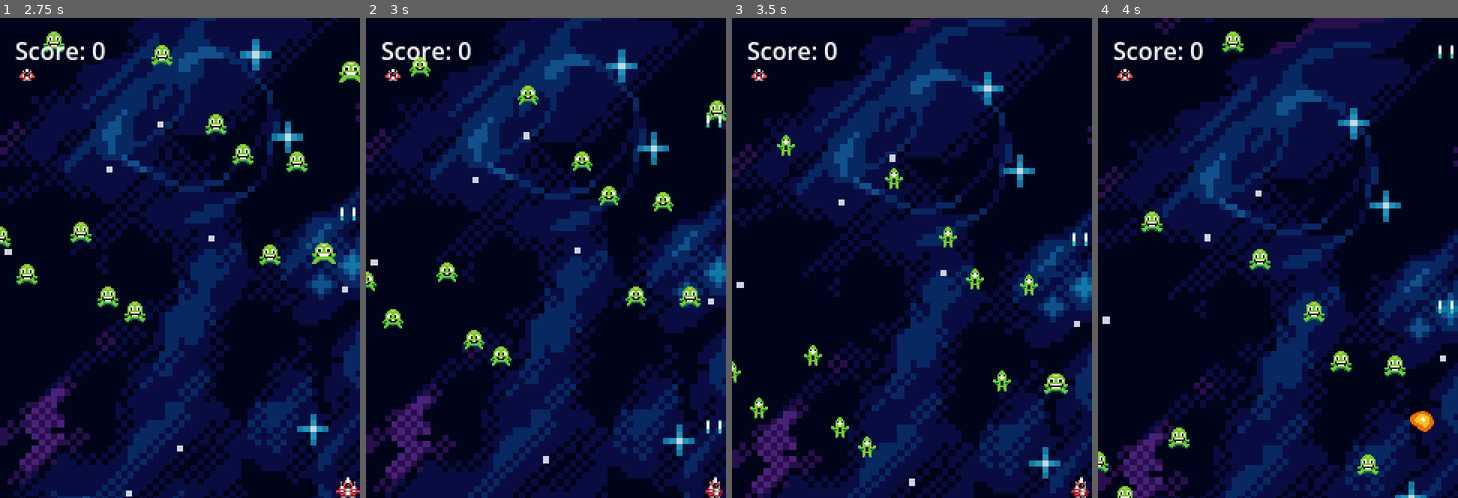
Above: before the commit, frames 1-4 (left to right).
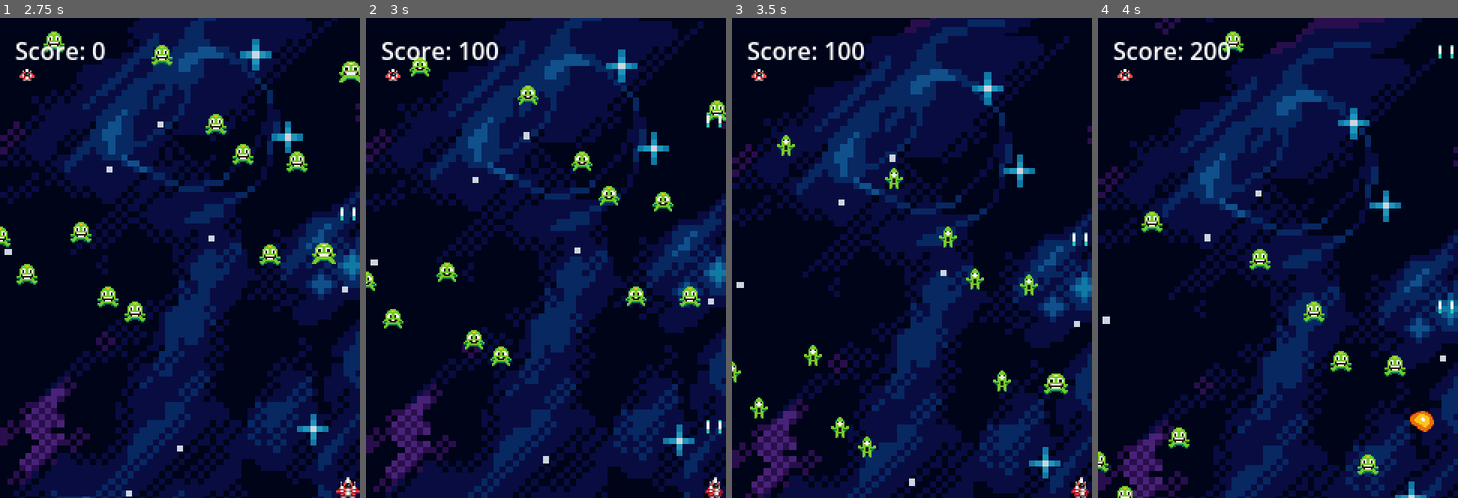
Above: after the commit, the same moments.

Repository: HouZenKai/ShooterCarnival
Game: Godot game, scene res://scenes/ui/main_menu.tscn
The game is run twice, just before and just after one commit, with the same random seed, the same clock (stepped at 60 frames per second) and the same inputs.
Inputs:
- Up to frame 1 (2.75 s): click "Play" at 0.5 s; hold D (move_right) 1.28-2.03 s; tap Space (shoot) at 1.35, 2.1 s; hold S (move_down) from 2.03 s (still down)
- Up to frame 2 (3 s): release S (move_down) at 2.78 s; hold D (move_right) from 2.78 s (still down); tap Space (shoot) at 2.85 s
- Up to frame 3 (3.5 s): keep holding D (move_right)
- Up to frame 4 (4 s): release D (move_right) at 3.53 s; hold W (move_up) from 3.53 s (still down); tap Space (shoot) at 3.6 s

Frame 1 is identical in both runs. In frame 2, 0.3% of the frame differs, in the area x 25-37%, y 5-9%; in frame 3, 0.3%; in frame 4, 0.2%.
Error before the commit: Trying to assign invalid previously freed instance. (res://scenes/main.gd:57)

Commit message:
feat: Implement Issue #69 - Score UI that updates when enemies are destroyed
- Created hud.gd script for HUD with score tracking functionality
- Added enemy_destroyed signal to enemy.gd with point_value export
- Connected enemy destruction events to HUD score updates in stage_01.gd
- Updated enemy_spawner.gd to auto-connect signals for spawned enemies
- Fixed main.gd player reference to handle freed instances gracefully
- Score increases by 100 points per destroyed enemy

The HUD now displays a live score counter that updates whenever the player
destroys an enemy, implementing the full requirements of Issue #69.

Diff:
--- a/src/entities/enemies/jumping_enemy/enemy.gd
+++ b/src/entities/enemies/jumping_enemy/enemy.gd
@@ -1,8 +1,12 @@
 extends Area2D
+
+## Emitted when the enemy is destroyed. Passes the point value of the enemy.
+signal enemy_destroyed(points: int)
 
 @export var base_speed: int          = 95
 @export var speed_variation_min: int = 5
 @export var speed_variation_max: int = 25
+@export var point_value: int         = 100
 
 var speed: int                       = 0
 var standby_time: Timer              = null
@@ -92,6 +96,8 @@
 	explosion_sprite.connect("animation_finished", _on_explosion_sprite_animation_finished)
 
 func _on_explosion_sprite_animation_finished() -> void:
+	# Emit signal with point value before removal
+	enemy_destroyed.emit(point_value)
 	# Remove enemy from scene after explosion animation
 	queue_free()
 
--- a/src/entities/spawners/enemy_spawner.gd
+++ b/src/entities/spawners/enemy_spawner.gd
@@ -4,6 +4,7 @@
 @export var spawn_interval: float = 2.0
 
 var timer: Timer
+
 
 func _ready() -> void:
 	timer = Timer.new()
@@ -12,8 +13,10 @@
 	timer.timeout.connect(_on_timer_timeout)
 	add_child(timer)
 
+
 func _on_timer_timeout() -> void:
 	spawn_enemy()
+
 
 func spawn_enemy() -> void:
 	if enemy_scene:
@@ -22,7 +25,9 @@
 		# Random position at top of screen
 		enemy.position = Vector2(randf_range(20, screen_size.x - 20), -20)
 
-		# Add to main scene instead of spawner strictly, to avoid transform inheritance issues if spawner moves
-		# but for now child is fine as spawner is likely static.
-		# Actually, issue #68 says "instances the player, spawners, and UI".
-		add_child(enemy)
+		# Add to parent (Stage01) so it can connect the enemy_destroyed signal
+		get_parent().add_child(enemy)
+
+		# Connect the signal if the parent has the handler
+		if get_parent().has_method("_on_enemy_destroyed"):
+			enemy.enemy_destroyed.connect(get_parent()._on_enemy_destroyed)
--- a/src/scenes/main.gd
+++ b/src/scenes/main.gd
@@ -54,11 +54,13 @@
 
 func _process(delta: float) -> void:
 	# Get the player from the active stage for parallax tracking
-	var player: Area2D = stage_01.get_player() if stage_01 else null
+	var player: Area2D = null
+	if stage_01 and is_instance_valid(stage_01):
+		player = stage_01.get_player()
 
 	# Update parallax layers to respond to player movement
 	# This creates depth while maintaining auto-scroll
-	if player:
+	if player and is_instance_valid(player):
 		# Calculate offset based on player's position relative to screen center
 		var viewport_center_x: float = get_viewport_rect().size.x / 2.0
 		var viewport_center_y: float = get_viewport_rect().size.y / 2.0
--- a/src/scenes/stages/stage_01.gd
+++ b/src/scenes/stages/stage_01.gd
@@ -10,6 +10,7 @@
 
 ## Reference to the player (direct child of this stage)
 @onready var player: Area2D = $Player
+@onready var hud: CanvasLayer = $HUD
 
 
 func _ready() -> void:
@@ -25,10 +26,21 @@
 		enemy_instance.setup(Vector2(x_position, 16))
 		x_position += 18
 		add_child(enemy_instance)
+		# Connect the enemy's destroyed signal to our score handler
+		enemy_instance.enemy_destroyed.connect(_on_enemy_destroyed)
 		# Spread spawning across multiple frames to prevent stuttering
 		await get_tree().process_frame
 
 
+## Called when an enemy is destroyed. Adds points to the score.
+## @param points: The point value of the destroyed enemy.
+func _on_enemy_destroyed(points: int) -> void:
+	hud.add_score(points)
+
+
 ## Returns the player node for external access (e.g., parallax tracking in main scene).
+## Returns null if the player has been freed or is invalid.
 func get_player() -> Area2D:
-	return player
+	if is_instance_valid(player):
+		return player
+	return null
--- /dev/null
+++ b/src/scenes/ui/hud.gd
@@ -0,0 +1,29 @@
+extends CanvasLayer
+## HUD: Displays game UI including score and lives.
+## Handles updating the score when enemies are destroyed.
+
+@onready var score_label: Label = $Control/ScoreLabel
+
+var current_score: int = 0
+
+
+func _ready() -> void:
+	update_score_display()
+
+
+## Increment the score by the specified amount.
+## @param points: The number of points to add to the score.
+func add_score(points: int) -> void:
+	current_score += points
+	update_score_display()
+
+
+## Reset the score to zero (useful for game restart).
+func reset_score() -> void:
+	current_score = 0
+	update_score_display()
+
+
+## Update the score label text to reflect the current score.
+func update_score_display() -> void:
+	score_label.text = "Score: %d" % current_score
--- a/src/scenes/ui/hud.tscn
+++ b/src/scenes/ui/hud.tscn
@@ -1,8 +1,10 @@
-[gd_scene load_steps=2 format=3 uid="uid://vbsta33oi1ql"]
+[gd_scene load_steps=3 format=3 uid="uid://vbsta33oi1ql"]
 
 [ext_resource type="Texture2D" uid="uid://dxrfu07egq6vx" path="res://assets/Mini Pixel Pack 3/UI objects/Player_life_icon (16 x 16).png" id="1_0mwgc"]
+[ext_resource type="Script" path="res://scenes/ui/hud.gd" id="1_hqnrr"]
 
 [node name="HUD" type="CanvasLayer"]
+script = ExtResource("1_hqnrr")
 
 [node name="Control" type="Control" parent="."]
 layout_mode = 3
Not shown, added: src/scenes/ui/hud.gd.uid
